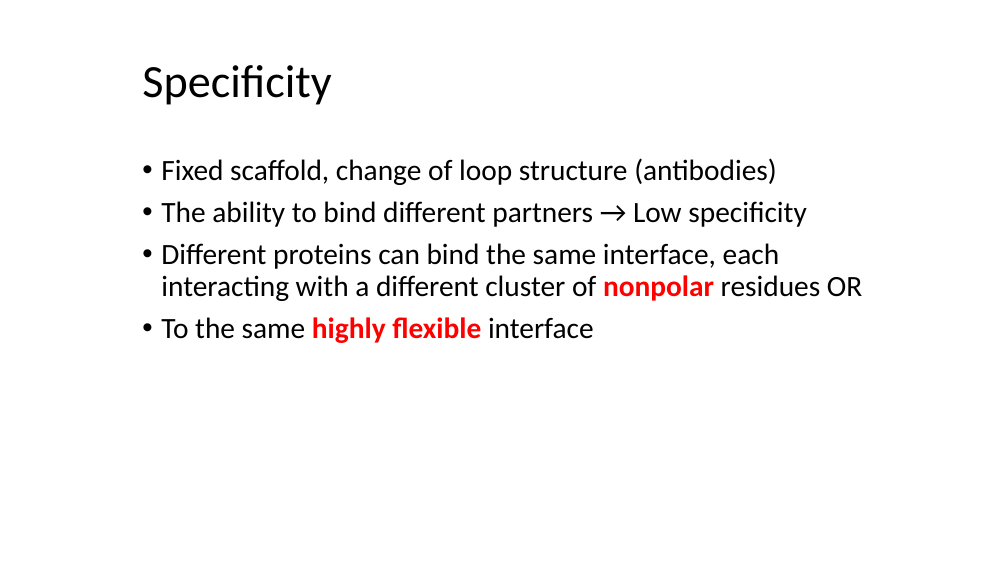
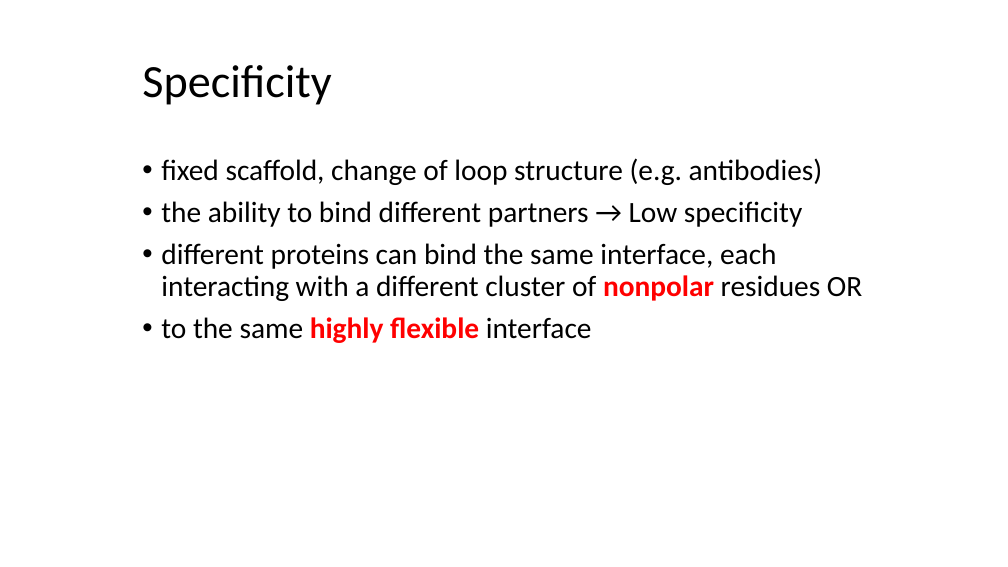
Before and after one commit to Protein-Interactions/protein_interactions, a slide deck: slide 32 of presentations/2-forces_at_play_in_protein_interactions-2021.pptx (slide 33 before the commit). Drawn at 1008x567 pixels with LibreOffice and Linux fonts; fonts in the diff are those of the drawing. Boxes give left, top, right and bottom in pixels: in the first picture for what was removed or moved away, otherwise in the second. Text is boxed around its words. In the diff, an @@ line names an element or a change of style, - is before the commit and + after.

Commit message:
update pptx

```diff
--- a/presentations/2-forces_at_play_in_protein_interactions-2021.pptx
+++ b/presentations/2-forces_at_play_in_protein_interactions-2021.pptx
@@ text at <box>161,158,862,343</box>: text changed @@
-• Fixed scaffold, change of loop structure (antibodies)
-• The ability to bind different partners → Low specificity
-• Different proteins can bind the same interface, each interacting with a different cluster of nonpolar residues OR
-• To the same highly flexible interface
+• fixed scaffold, change of loop structure (e.g. antibodies)
+• the ability to bind different partners → Low specificity
+• different proteins can bind the same interface, each interacting with a different cluster of nonpolar residues OR
+• to the same highly flexible interface
```
Also in this commit, not shown: 12 other slides changed, 1 slide added, 2 slides removed.
